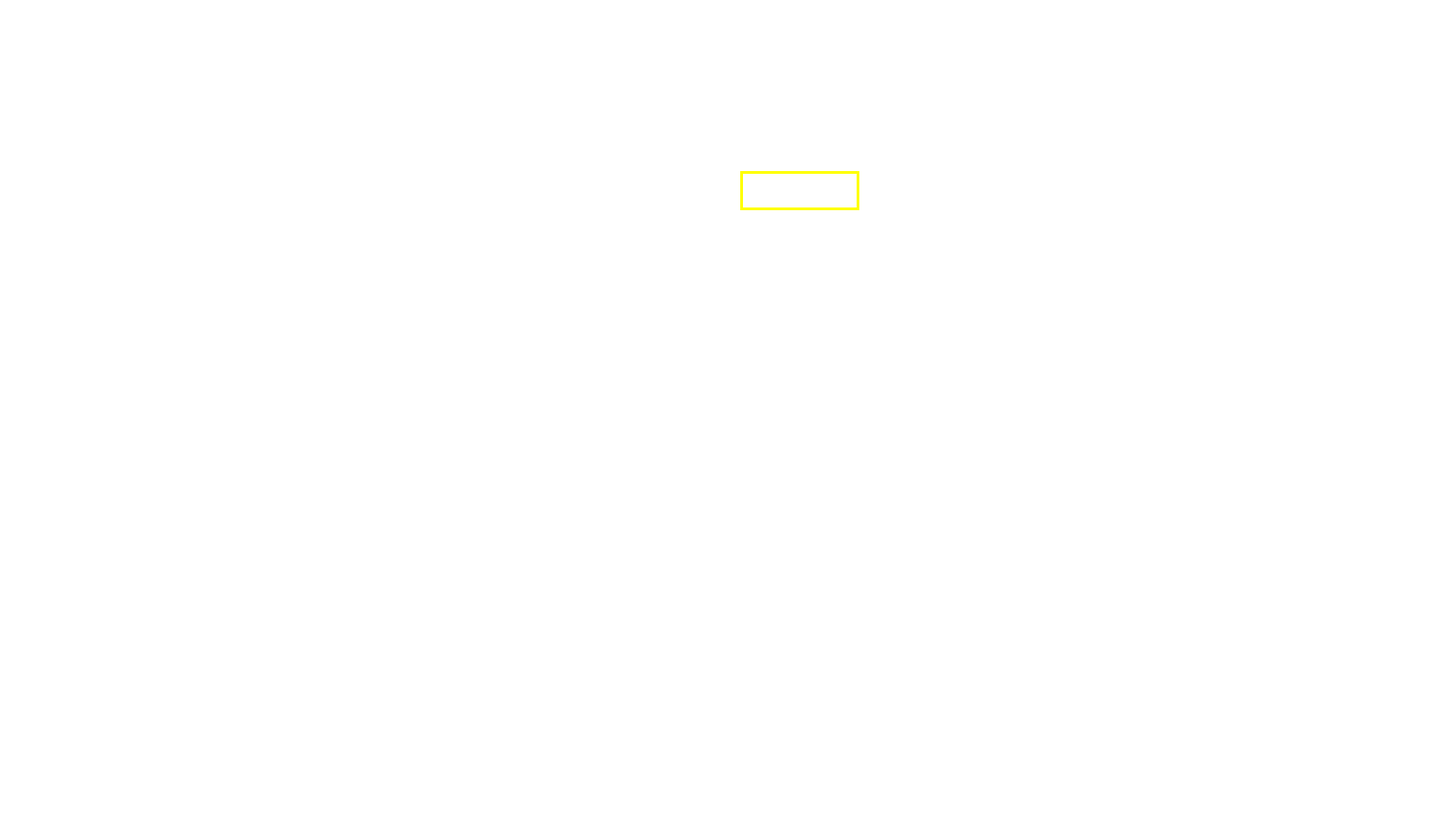
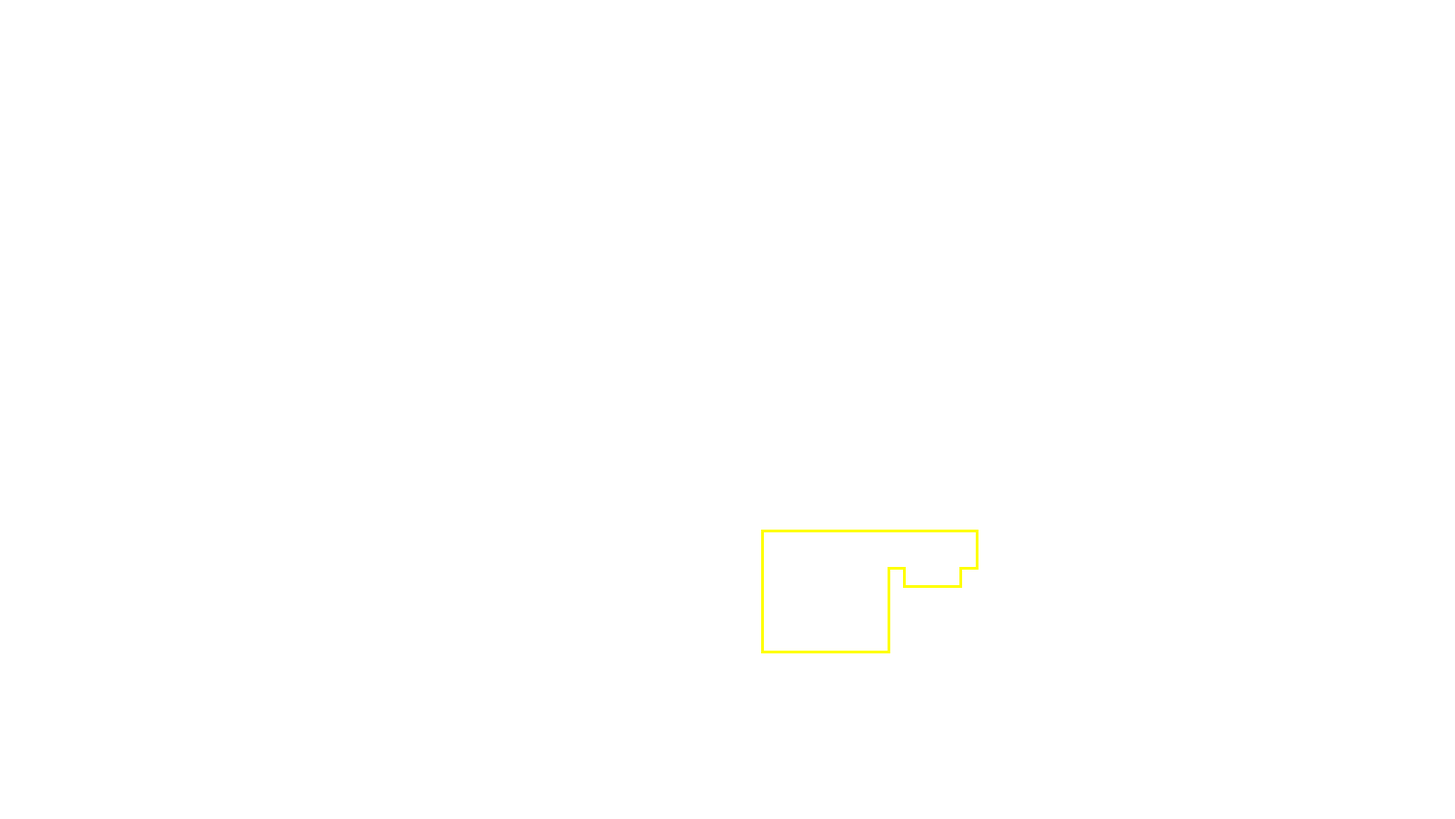
Layer changes from the first 1455x819 image to the second:
hid "Info Booth" over box(740, 171, 860, 211)
showed "Company Reception", painted on it over box(761, 529, 979, 654)
